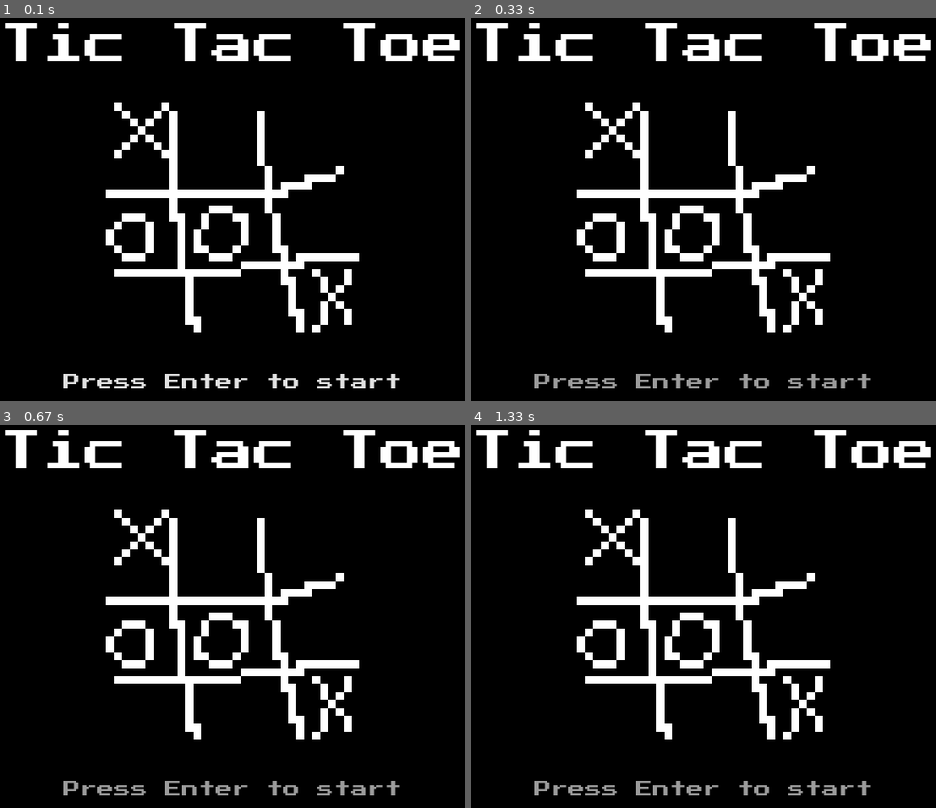
Above: before the commit, frames 1-4 (two rows, left to right).
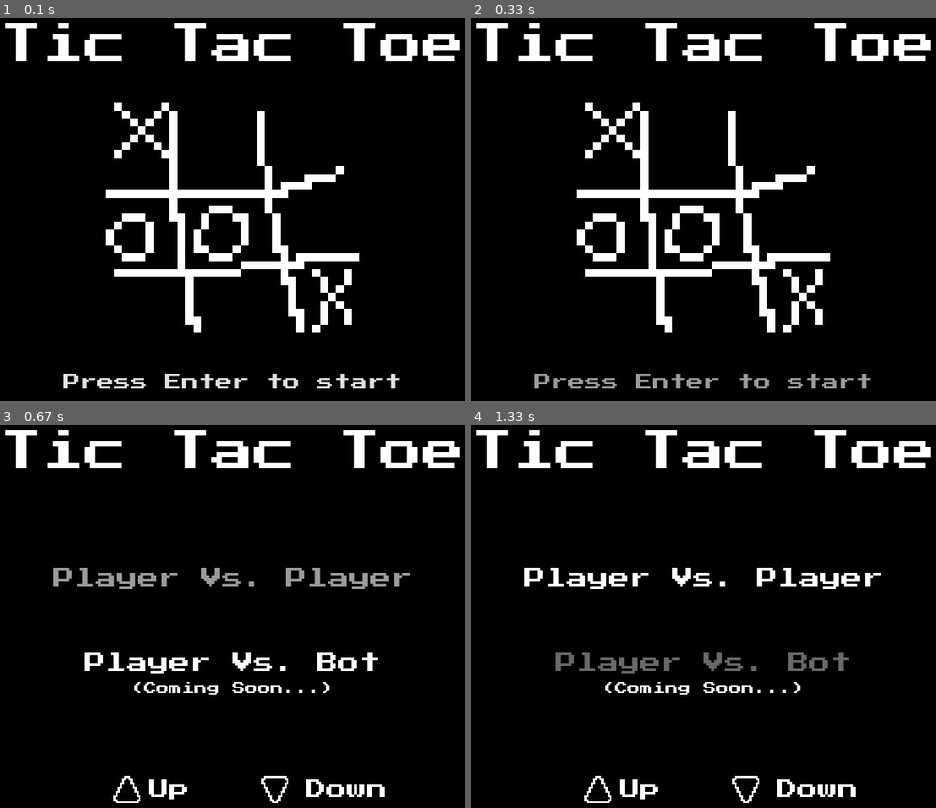
Above: after the commit, the same moments.

Repository: mayankkanti/tictactoe-pygame
Game: pygame game, started from src/main.py
The game is run twice, just before and just after one commit, with the same random seed, the same clock (stepped at 60 frames per second) and the same inputs.
Inputs:
- Up to frame 1 (0.1 s): no input
- Up to frame 2 (0.33 s): no input
- Up to frame 3 (0.67 s): tap Enter at 0.33 s
- Up to frame 4 (1.33 s): hold Up 0.67-1.13 s; tap Enter at 1.17 s

Frames 1-2 are identical in both runs. In frame 3, 10% of the frame differs, in the area x 11-89%, y 22-99%; in frame 4, 10%.

Commit message:
tictactoe update: finished gamemode select

Diff:
--- /dev/null
+++ b/src/game_states/game_select.py
@@ -0,0 +1,88 @@
+import pygame
+
+
+def menu_text(screen, tilted_alpha1, tilted_alpha2):
+
+    font = pygame.font.Font("../tictactoe-pygame/src/assets/fonts/PressStart2P.ttf", 50)
+    title_text = font.render("Tic Tac Toe", True, (255, 255, 255))
+    title_rect = title_text.get_rect(center=(300, 100))
+    screen.blit(title_text, title_rect)
+
+    font = pygame.font.Font("../tictactoe-pygame/src/assets/fonts/PressStart2P.ttf", 25)
+    player_text = font.render("Player Vs. Player", True, (255, 255, 255))
+    player_text.set_alpha(tilted_alpha1)
+    player_rect = player_text.get_rect(center=(300, 250))
+    screen.blit(player_text, player_rect)
+
+    player_text = font.render("Player Vs. Bot", True, (255, 255, 255))
+    player_text.set_alpha(tilted_alpha2)
+    player_rect = player_text.get_rect(center=(300, 350))
+    screen.blit(player_text, player_rect)
+
+    font = pygame.font.Font("../tictactoe-pygame/src/assets/fonts/PressStart2P.ttf", 15)
+    player_text = font.render("(Coming Soon...)", True, (255, 255, 255))
+    player_rect = player_text.get_rect(center=(300, 380))
+    screen.blit(player_text, player_rect)
+
+    up_surface = pygame.image.load("../tictactoe-pygame/src/assets/images/up.png")
+    up_surface = pygame.transform.scale(up_surface, (32, 32))
+    up_rect = up_surface.get_rect(center=(175, 500))
+    screen.blit(up_surface,up_rect)
+
+    font = pygame.font.Font("../tictactoe-pygame/src/assets/fonts/PressStart2P.ttf", 24)
+    up_text = font.render("Up", True, (255, 255, 255))
+    up_rect = up_text.get_rect(center=(225, 500))
+    screen.blit(up_text, up_rect)
+
+
+    down_surface = pygame.image.load("../tictactoe-pygame/src/assets/images/down.png")
+    down_surface = pygame.transform.scale(down_surface, (32, 32))
+    down_rect = down_surface.get_rect(center=(350, 500))
+    screen.blit(down_surface,down_rect)
+
+    down_text = font.render("Down", True, (255, 255, 255))
+    down_rect = down_text.get_rect(center=(435, 500))
+    screen.blit(down_text, down_rect)
+
+    pygame.display.flip()
+
+def game_select(screen, clock):
+    tilted_alpha1 = 255
+    alpha_direction1 = -1
+    tilted_alpha2 = 255
+    alpha_direction2 = -1
+    options = ["PvP", "PvE"]
+    selected_option = 0
+    while True:
+        for event in pygame.event.get():
+            if event.type == pygame.QUIT:
+                pygame.quit()
+                quit()
+            if event.type == pygame.KEYDOWN:
+                if event.key == pygame.K_RETURN:
+                    print(f"Selected option: {options[selected_option]}")
+                    return options[selected_option]
+                if event.key == pygame.K_UP:
+                    selected_option = (selected_option - 1) % len(options)
+                elif event.key == pygame.K_DOWN:
+                    selected_option = (selected_option - 1) % len(options)
+        if selected_option == 0:
+            tilted_alpha1 += alpha_direction1 * 5
+            if tilted_alpha1 >= 255 or tilted_alpha1 <= 0:
+                alpha_direction1 *= -1
+        else:
+            tilted_alpha1 = 255
+
+        if selected_option == 1:
+            tilted_alpha2 += alpha_direction2 * 5
+            if tilted_alpha2 >= 255 or tilted_alpha2 <= 0:
+                alpha_direction2 *= -1
+        else:
+            tilted_alpha2 = 255
+
+
+        screen.fill((0, 0, 0))
+        menu_text(screen, tilted_alpha1, tilted_alpha2)
+
+        pygame.display.update()
+        clock.tick(60)
--- a/src/game_states/main_menu.py
+++ b/src/game_states/main_menu.py
@@ -30,7 +30,7 @@
                 quit()
             if event.type == pygame.KEYDOWN:
                 if event.key == pygame.K_RETURN:
-                    return "running"
+                    return "game_select"
 
         tilted_alpha += alpha_direction * 5
         if tilted_alpha >= 255 or tilted_alpha <= 0:
@@ -39,7 +39,5 @@
         screen.fill((0, 0, 0))
         main_menu_text(screen, tilted_alpha)
 
-
-
         pygame.display.update()
         clock.tick(60)
--- a/src/main.py
+++ b/src/main.py
@@ -3,6 +3,7 @@
 import pygame
 from utils import clock
 from game_states.main_menu import main_menu
+from game_states.game_select import game_select
 
 pygame.init()
 
@@ -23,3 +24,5 @@
     if game_state == "main_menu":
         game_state = main_menu(screen, clock)
         print("Leaving main menu")
+    if game_state == "game_select":
+        game_state = game_select(screen, clock)
Binary file added: src/assets/images/down.png
Binary file added: src/assets/images/up.png
